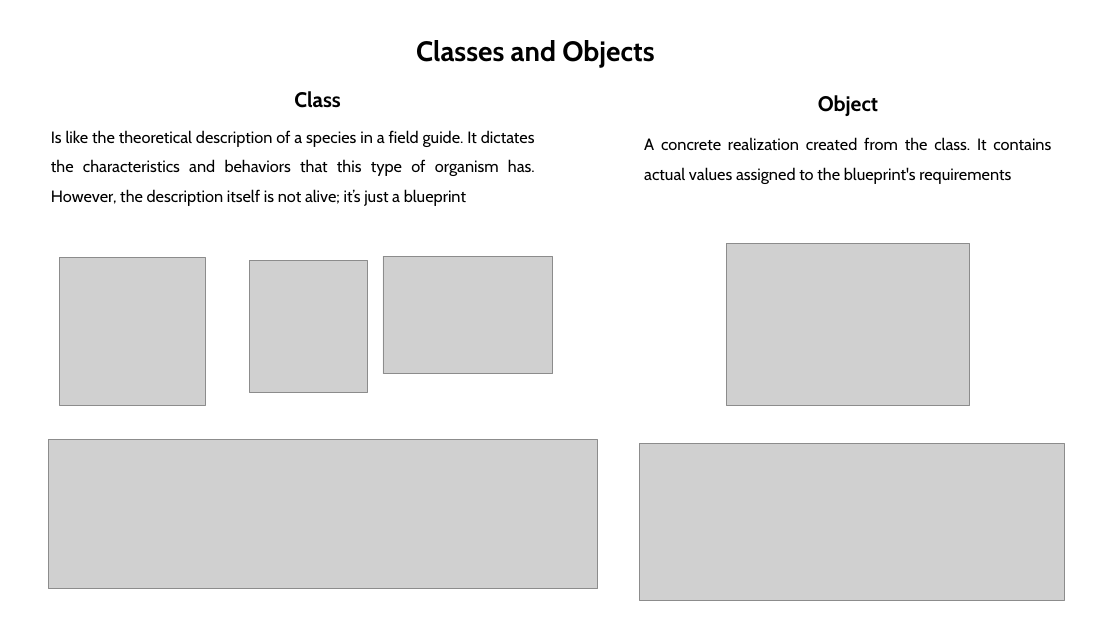
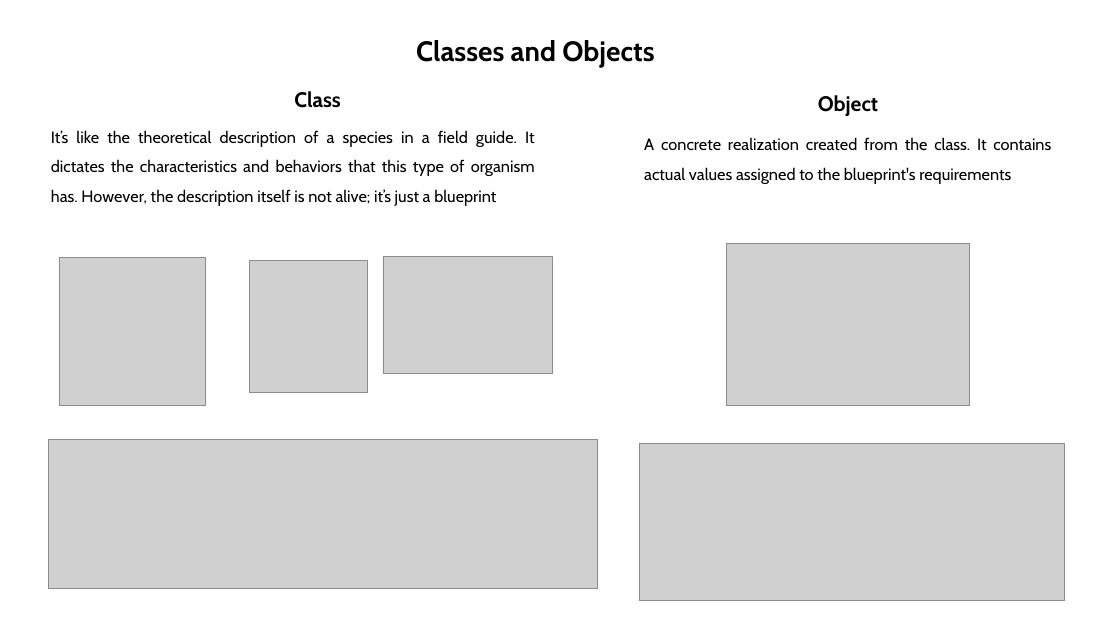
Before and after one commit to jazminamg26/DeNovoProteinDesign, a slide deck: slide 2 of Basics.pptx. Drawn at 1120x630 pixels with LibreOffice and Linux fonts; fonts in the diff are those of the drawing; grey boxes stand for pictures. Boxes give left, top, right and bottom in pixels: in the first picture for what was removed or moved away, otherwise in the second. Text is boxed around its words. In the diff, an @@ line names an element or a change of style, - is before the commit and + after.

```diff
--- a/Basics.pptx
+++ b/Basics.pptx
@@ text at bbox=[51, 130, 535, 206]: text changed @@
-Is like the theoretical description of a species in a field guide. It dictates the characteristics and behaviors that this type of organism has. However, the description itself is not alive; it’s just a blueprint
+It’s like the theoretical description of a species in a field guide. It dictates the characteristics and behaviors that this type of organism has. However, the description itself is not alive; it’s just a blueprint
```
Also in this commit, not shown: 3 other files.
